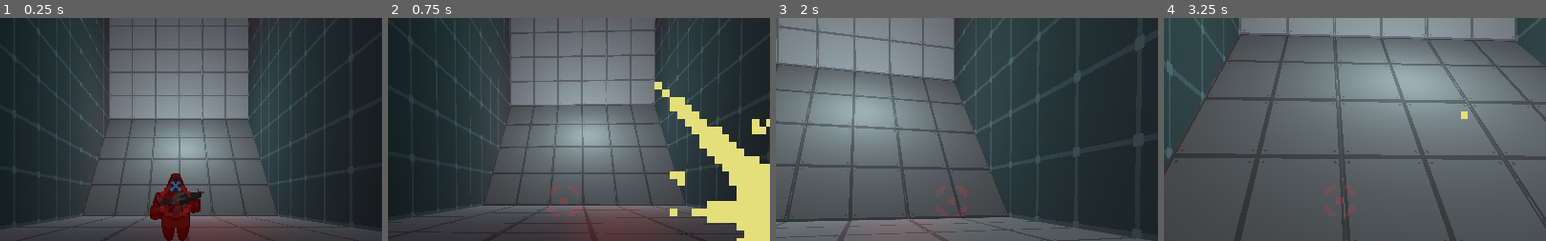
Above: before the commit, frames 1-4 (left to right).
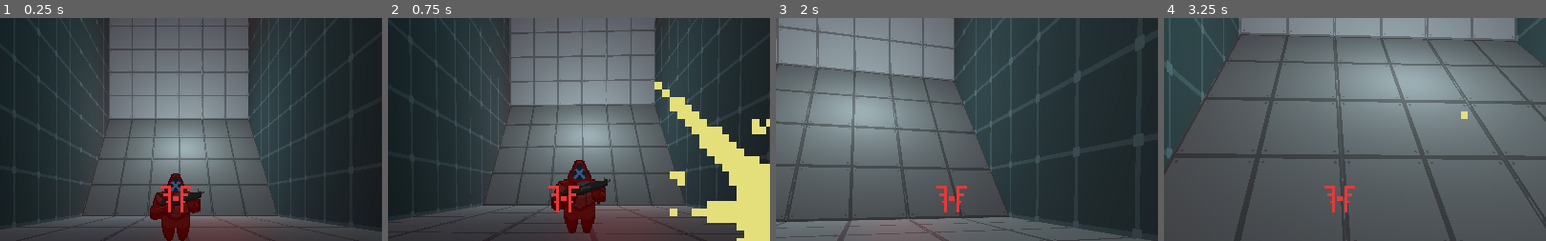
Above: after the commit, the same moments.

Repository: SomeSortOfSam/Exocutioner
Game: Godot game, scene res://World.tscn
Same seed, same stepped clock (60 frames per second), same inputs: the game is played once before the commit and once after it. Sound files missing from this copy of the repository are replaced by a short silence.
Inputs (mouse positions are % of the whole screen's width and height, from its top left):
- Up to frame 1 (0.25 s): no input
- Up to frame 2 (0.75 s): tap Enter at 0.5 s; move the mouse to (49, 52) at 0.52 s; press the mouse at (49, 52) at 0.53 s; hold Up (ui_up) from 0.53 s (still down)
- Up to frame 3 (2 s): keep holding Up (ui_up); move the mouse to (57, 51) at 1.27 s; release the mouse at (57, 51) at 1.28 s; click (57, 51) at 1.35 s
- Up to frame 4 (3.25 s): move the mouse to (42, 49) at 2.02 s; press the mouse at (42, 49) at 2.03 s; tap Alt at 2.1 s; move the mouse to (51, 50) at 2.77 s; release Up (ui_up) at 2.78 s; release the mouse at (51, 50) at 2.78 s; hold Left (ui_left) from 2.78 s (still down); tap Ctrl at 2.85 s; click (51, 50) at 3.05 s
The pictures show only the part of the screen within x 27-77%, y 9-59%; the shares and areas given below are measured in that part.

The runs differ from the first frame. In frame 1, 0.6% of the frame differs, in the area x 42-50%, y 75-89%; in frame 2, 3.0%, in the area x 42-59%, y 63-97%; in frame 3, 0.6%; in frame 4, 0.6%.

Commit message:
Sappler refactored

Diff:
--- a/Character/Character.tscn
+++ b/Character/Character.tscn
@@ -1,7 +1,6 @@
-[gd_scene load_steps=4 format=2]
+[gd_scene load_steps=3 format=2]
 
 [ext_resource path="res://Character/CharacterController.gd" type="Script" id=1]
-[ext_resource path="res://Guns/Gun.tscn" type="PackedScene" id=2]
 
 [sub_resource type="CapsuleShape" id=1]
 
@@ -14,5 +13,3 @@
 shape = SubResource( 1 )
 
 [node name="Footsteps" type="AudioStreamPlayer3D" parent="."]
-
-[node name="Gun" parent="." instance=ExtResource( 2 )]
--- a/Character/Enemy/Enemy.gd
+++ b/Character/Enemy/Enemy.gd
@@ -19,6 +19,5 @@
 	if area == target:
 		target = null
 
-
 func _on_HitBox_area_entered(_area):
 	queue_free()
--- a/Character/Enemy/Enemy.tscn
+++ b/Character/Enemy/Enemy.tscn
@@ -35,7 +35,7 @@
 [node name="CollisionShape" type="CollisionShape" parent="Pathfinding" index="0"]
 shape = SubResource( 2 )
 
-[node name="HitBox" type="Area" parent="." index="5"]
+[node name="HitBox" type="Area" parent="." index="4"]
 collision_layer = 32
 collision_mask = 8
 
--- a/Character/Player/MouseLook.gd
+++ b/Character/Player/MouseLook.gd
@@ -3,7 +3,6 @@
 export var speed := -PI/180 * .2
 
 var active := true
-
 
 signal rotation_requested(amount)
 
--- a/Character/Player/Player.gd
+++ b/Character/Player/Player.gd
@@ -4,7 +4,7 @@
 
 var prev_rot : Vector3
 
-func _process(delta):
+func _process(_delta):
 	if prev_rot.distance_squared_to(transform.basis.y) >= .001*.001:
 		var angle = prev_rot.signed_angle_to(transform.basis.y, -transform.basis.x)
 		camera.rotate_x(angle)
--- a/Character/Player/Player.tscn
+++ b/Character/Player/Player.tscn
@@ -1,11 +1,9 @@
-[gd_scene load_steps=8 format=2]
+[gd_scene load_steps=6 format=2]
 
 [ext_resource path="res://Character/Player/MouseLook.gd" type="Script" id=1]
 [ext_resource path="res://Character/Character.tscn" type="PackedScene" id=2]
-[ext_resource path="res://Guns/PlayerGun.tscn" type="PackedScene" id=3]
+[ext_resource path="res://Guns/Sappler/Sappler.tscn" type="PackedScene" id=3]
 [ext_resource path="res://Character/Player/Player.gd" type="Script" id=4]
-[ext_resource path="res://Guns/Sappler/Sappler.tres" type="Resource" id=5]
-[ext_resource path="res://Guns/Orbital_L/Orbital_L.tres" type="Resource" id=6]
 
 [sub_resource type="CapsuleShape" id=1]
 radius = 0.8
@@ -18,12 +16,9 @@
 current = true
 script = ExtResource( 1 )
 
-[node name="Gun" parent="Camera" index="0" instance=ExtResource( 3 )]
-transform = Transform( -0.99863, 0, -0.052336, 0, 1, 0, 0.052336, 0, -0.99863, 0.3, 0, 0.3 )
-gun_kind = ExtResource( 5 )
-guns = [ ExtResource( 5 ), ExtResource( 6 ) ]
+[node name="Sappler" parent="Camera" index="0" instance=ExtResource( 3 )]
 
-[node name="HitBox" type="Area" parent="." index="4"]
+[node name="HitBox" type="Area" parent="." index="3"]
 collision_layer = 4
 collision_mask = 0
 monitoring = false
--- a/Guns/Bullet.gd
+++ /dev/null
@@ -1,13 +0,0 @@
-extends Area
-class_name Bullet
-
-var speed : float = 30.0
-
-func _process (delta) :
-	translation += global_transform.basis.z * speed * delta
-
-func destroy () :
-	queue_free()
-
-func _on_Bullet_body_entered(_body):
-	queue_free()
--- a/Guns/Bullet.tscn
+++ /dev/null
@@ -1,29 +0,0 @@
-[gd_scene load_steps=4 format=2]
-
-[ext_resource path="res://Guns/Bullet.gd" type="Script" id=1]
-[ext_resource path="res://Guns/Orbital_L/Nade.png" type="Texture" id=2]
-
-[sub_resource type="CapsuleShape" id=1]
-radius = 0.1
-height = 0.3
-
-[node name="Bullet" type="Area"]
-collision_layer = 8
-collision_mask = 33
-script = ExtResource( 1 )
-
-[node name="CollisionShape" type="CollisionShape" parent="."]
-shape = SubResource( 1 )
-
-[node name="Timer" type="Timer" parent="."]
-wait_time = 5.0
-autostart = true
-
-[node name="Sprite3D" type="Sprite3D" parent="."]
-alpha_cut = 1
-texture = ExtResource( 2 )
-hframes = 4
-vframes = 4
-
-[connection signal="body_entered" from="." to="." method="_on_Bullet_body_entered"]
-[connection signal="timeout" from="Timer" to="." method="destroy"]
--- a/Guns/Gun.gd
+++ /dev/null
@@ -1,44 +0,0 @@
-extends Spatial
-class_name Gun
-
-onready var sounds : AudioStreamPlayer3D = $GunSounds
-onready var ray : RayCast = $RayCast
-onready var shot_in_betweens = $ShotBetweens
-
-export(Resource) var gun_kind
-
-var shooting := false
-
-func _ready():
-	equip_gun_kind()
-
-func equip_gun_kind():
-	if gun_kind:
-		if !gun_kind.bullet:
-			ray.cast_to = ray.cast_to.normalized() * gun_kind.target_range
-
-func stop_shooting():
-	sounds.stop()
-	shooting = false
-
-func shoot() -> bool:
-	var condition = gun_kind and (gun_kind.automatic or !sounds.playing)
-	if condition:
-		if gun_kind.bullet:
-			var bullet : Spatial = gun_kind.bullet.instance()
-			bullet.transform = global_transform
-			get_tree().get_root().add_child(bullet)
-		else:
-			if ray.is_colliding():
-				var collider = ray.get_collider()
-				collider.get_parent().queue_free()
-		sounds.stream = gun_kind.get_shot_sound()
-		if sounds.stream and !sounds.playing:
-			sounds.play()
-			shot_in_betweens.start(sounds.stream.get_length())
-		shooting = gun_kind.automatic
-	return condition
-
-func _on_ShotBetweens_timeout():
-	if shooting:
-		var _ignore = shoot()
--- a/Guns/Gun.tscn
+++ /dev/null
@@ -1,19 +0,0 @@
-[gd_scene load_steps=2 format=2]
-
-[ext_resource path="res://Guns/Gun.gd" type="Script" id=1]
-
-[node name="Gun" type="Spatial"]
-script = ExtResource( 1 )
-
-[node name="GunSounds" type="AudioStreamPlayer3D" parent="."]
-
-[node name="RayCast" type="RayCast" parent="."]
-enabled = true
-cast_to = Vector3( 0, 0, 1 )
-collision_mask = 32
-collide_with_areas = true
-collide_with_bodies = false
-
-[node name="ShotBetweens" type="Timer" parent="."]
-
-[connection signal="timeout" from="ShotBetweens" to="." method="_on_ShotBetweens_timeout"]
--- a/Guns/GunKind.gd
+++ /dev/null
@@ -1,14 +0,0 @@
-extends Resource
-class_name GunKind
-
-export(PackedScene) var bullet # leave empty for hitscan
-export var target_range : float
-export var automatic := false
-export(Array,AudioStream) var shot_sounds
-export(SpriteFrames) var animations
-export var cursor : Texture
-
-func get_shot_sound() -> AudioStream:
-	if shot_sounds.size() > 0:
-		return shot_sounds[randi() % len(shot_sounds)]
-	return null
--- a/Guns/Orbital_L/Orbital_L.tres
+++ b/Guns/Orbital_L/Orbital_L.tres
@@ -1,7 +1,6 @@
 [gd_resource type="Resource" load_steps=8 format=2]
 
 [ext_resource path="res://Guns/Orbital_L/Granade.tscn" type="PackedScene" id=1]
-[ext_resource path="res://Guns/GunKind.gd" type="Script" id=2]
 [ext_resource path="res://Guns/Orbital_L/Animations.tres" type="SpriteFrames" id=3]
 [ext_resource path="res://Guns/Orbital_L/Shoot0.wav" type="AudioStream" id=4]
 [ext_resource path="res://Guns/Orbital_L/Shoot1.wav" type="AudioStream" id=5]
@@ -11,8 +10,25 @@
 atlas = ExtResource( 6 )
 region = Rect2( 10, 75, 12, 11 )
 
+[sub_resource type="GDScript" id=2]
+script/source = "extends Resource
+class_name GunKind
+
+export(PackedScene) var bullet # leave empty for hitscan
+export var target_range : float
+export var automatic := false
+export(Array,AudioStream) var shot_sounds
+export(SpriteFrames) var animations
+export var cursor : Texture
+
+func get_shot_sound() -> AudioStream:
+	if shot_sounds.size() > 0:
+		return shot_sounds[randi() % len(shot_sounds)]
+	return null
+"
+
 [resource]
-script = ExtResource( 2 )
+script = SubResource( 2 )
 bullet = ExtResource( 1 )
 target_range = 0.0
 automatic = false
--- a/Guns/PlayerGun.gd
+++ /dev/null
@@ -1,42 +0,0 @@
-extends Gun
-
-onready var sprite : AnimatedSprite = $CanvasLayer/Control/Sprite
-onready var cursor : TextureRect = $CanvasLayer/Cursor
-
-export(Array,Resource) var guns
-
-var cur_gun = 0
-
-func _ready():
-	equip_gun_kind()
-
-func equip_gun_kind():
-	.equip_gun_kind()
-	if gun_kind and sprite:
-		sprite.frames = gun_kind.animations
-		sprite.play('Idle')
-		cursor.texture = gun_kind.cursor
-
-func _unhandled_input(event):
-	if event.is_action_pressed("ui_page_down"):
-		cur_gun = (cur_gun + 1) % guns.size()
-		gun_kind = guns[cur_gun]
-		equip_gun_kind()
-	if event.is_action_pressed("shoot"):
-		shoot()
-	if event.is_action_released("shoot") and gun_kind.automatic:
-		stop_shooting()
-
-func stop_shooting():
-	.stop_shooting()
-	sprite.play("EndShooting")
-
-func shoot():
-	if .shoot():
-		sprite.play("Shooting" if gun_kind.automatic else "Shoot")
-		if !gun_kind.automatic:
-			sprite.frame = 0
-
-func _on_Sprite_animation_finished():
-	if sprite.frames and sprite.animation in ["Shoot", "EndShooting"]:
-		sprite.play('Idle')
--- a/Guns/PlayerGun.tscn
+++ /dev/null
@@ -1,38 +0,0 @@
-[gd_scene load_steps=3 format=2]
-
-[ext_resource path="res://Guns/PlayerGun.gd" type="Script" id=2]
-[ext_resource path="res://Guns/Gun.tscn" type="PackedScene" id=3]
-
-[node name="Gun" instance=ExtResource( 3 )]
-script = ExtResource( 2 )
-
-[node name="CanvasLayer" type="CanvasLayer" parent="." index="1"]
-
-[node name="Control" type="Control" parent="CanvasLayer" index="0"]
-anchor_left = 1.0
-anchor_top = 1.0
-anchor_right = 1.0
-anchor_bottom = 1.0
-margin_left = -640.0
-margin_top = -640.0
-mouse_filter = 2
-
-[node name="Sprite" type="AnimatedSprite" parent="CanvasLayer/Control" index="0"]
-scale = Vector2( 10, 10 )
-centered = false
-
-[node name="Cursor" type="TextureRect" parent="CanvasLayer" index="1"]
-modulate = Color( 1, 1, 1, 0.2 )
-anchor_left = 0.5
-anchor_top = 0.5
-anchor_right = 0.5
-anchor_bottom = 0.5
-margin_left = -20.0
-margin_top = -20.0
-margin_right = 20.0
-margin_bottom = 20.0
-mouse_filter = 2
-expand = true
-stretch_mode = 5
-
-[connection signal="animation_finished" from="CanvasLayer/Control/Sprite" to="." method="_on_Sprite_animation_finished"]
--- /dev/null
+++ b/Guns/Sappler/Hole.tscn
@@ -0,0 +1,9 @@
+[gd_scene load_steps=2 format=2]
+
+[ext_resource path="res://Guns/Coilgun V2/Shot1.png" type="Texture" id=1]
+
+[node name="Spatial" type="Spatial"]
+
+[node name="Sprite3D" type="Sprite3D" parent="."]
+billboard = 1
+texture = ExtResource( 1 )
--- /dev/null
+++ b/Guns/Sappler/Sappler.gd
@@ -0,0 +1,45 @@
+extends Spatial
+
+onready var sprite : AnimatedSprite = $CanvasLayer/Control/AnimatedSprite
+onready var sounds : AudioStreamPlayer3D = $Sounds
+onready var ray : RayCast = $RayCast
+onready var timer : Timer = $Timer
+onready var wait_time = timer.wait_time
+
+export var bullet_hole :PackedScene
+
+var shooting : bool
+
+func _unhandled_input(event):
+	if event.is_action_pressed("shoot"):
+		shoot()
+	if event.is_action_released("shoot"):
+		stop_shooting()
+
+func stop_shooting():
+	sounds.stop()
+	shooting = false
+	sprite.play("EndShooting")
+	timer.stop()
+
+func shoot():
+	shooting = true
+	sprite.frame = 0
+	sprite.play("Shooting")
+	sounds.play()
+	timer.start(0)
+	timer.wait_time = wait_time
+
+func _on_Timer_timeout():
+	if ray.is_colliding() and bullet_hole:
+		var hole : Spatial = bullet_hole.instance(PackedScene.GEN_EDIT_STATE_INSTANCE)
+		hole.translate(ray.get_collision_point())
+		hole.transform.basis.y = ray.get_collision_normal()
+		ray.get_collider().add_child(hole)
+		var hit : Node = ray.get_collider().get_parent()
+		if hit.has_method("_on_HitBox_area_entered"):
+			hit._on_HitBox_area_entered(ray)
+
+func _on_AnimatedSprite_animation_finished():
+	if sprite.animation == "EndShooting":
+		sprite.play("Idle")
--- a/Guns/Sappler/Sappler.tres
+++ b/Guns/Sappler/Sappler.tres
@@ -1,6 +1,5 @@
 [gd_resource type="Resource" load_steps=6 format=2]
 
-[ext_resource path="res://Guns/GunKind.gd" type="Script" id=1]
 [ext_resource path="res://Guns/Sappler/Shoot.wav" type="AudioStream" id=2]
 [ext_resource path="res://Guns/AimDots.png" type="Texture" id=3]
 [ext_resource path="res://Guns/Sappler/Animations.tres" type="SpriteFrames" id=4]
@@ -9,8 +8,25 @@
 atlas = ExtResource( 3 )
 region = Rect2( 12, 12, 8, 8 )
 
+[sub_resource type="GDScript" id=2]
+script/source = "extends Resource
+class_name GunKind
+
+export(PackedScene) var bullet # leave empty for hitscan
+export var target_range : float
+export var automatic := false
+export(Array,AudioStream) var shot_sounds
+export(SpriteFrames) var animations
+export var cursor : Texture
+
+func get_shot_sound() -> AudioStream:
+	if shot_sounds.size() > 0:
+		return shot_sounds[randi() % len(shot_sounds)]
+	return null
+"
+
 [resource]
-script = ExtResource( 1 )
+script = SubResource( 2 )
 target_range = 30.0
 automatic = true
 shot_sounds = [ ExtResource( 2 ) ]
--- /dev/null
+++ b/Guns/Sappler/Sappler.tscn
@@ -0,0 +1,64 @@
+[gd_scene load_steps=7 format=2]
+
+[ext_resource path="res://Guns/Sappler/Sappler.gd" type="Script" id=1]
+[ext_resource path="res://Guns/AimDots.png" type="Texture" id=2]
+[ext_resource path="res://Guns/Sappler/Animations.tres" type="SpriteFrames" id=3]
+[ext_resource path="res://Guns/Sappler/Shoot.wav" type="AudioStream" id=4]
+[ext_resource path="res://Guns/Sappler/Hole.tscn" type="PackedScene" id=5]
+
+[sub_resource type="AtlasTexture" id=1]
+atlas = ExtResource( 2 )
+region = Rect2( 10, 75, 12, 11 )
+
+[node name="Sappler" type="Spatial"]
+script = ExtResource( 1 )
+bullet_hole = ExtResource( 5 )
+
+[node name="Sounds" type="AudioStreamPlayer3D" parent="."]
+stream = ExtResource( 4 )
+
+[node name="RayCast" type="RayCast" parent="."]
+transform = Transform( 1, 0, 0, 0, 1, 0, 0, 0, 1, 0.315139, 0, 0 )
+enabled = true
+exclude_parent = false
+cast_to = Vector3( 0, 0, -10 )
+collision_mask = 33
+collide_with_areas = true
+
+[node name="CanvasLayer" type="CanvasLayer" parent="."]
+
+[node name="Control" type="Control" parent="CanvasLayer"]
+anchor_left = 1.0
+anchor_top = 1.0
+anchor_right = 1.0
+anchor_bottom = 1.0
+margin_left = -640.0
+margin_top = -640.0
+mouse_filter = 2
+
+[node name="AnimatedSprite" type="AnimatedSprite" parent="CanvasLayer/Control"]
+scale = Vector2( 10, 10 )
+frames = ExtResource( 3 )
+animation = "Idle"
+playing = true
+centered = false
+
+[node name="TextureRect" type="TextureRect" parent="CanvasLayer"]
+anchor_left = 0.5
+anchor_top = 0.5
+anchor_right = 0.5
+anchor_bottom = 0.5
+margin_left = -20.0
+margin_top = -20.0
+margin_right = 20.0
+margin_bottom = 20.0
+mouse_filter = 2
+texture = SubResource( 1 )
+expand = true
+stretch_mode = 5
+
+[node name="Timer" type="Timer" parent="."]
+wait_time = 0.1
+
+[connection signal="animation_finished" from="CanvasLayer/Control/AnimatedSprite" to="." method="_on_AnimatedSprite_animation_finished"]
+[connection signal="timeout" from="Timer" to="." method="_on_Timer_timeout"]
--- a/project.godot
+++ b/project.godot
@@ -9,31 +9,13 @@
 config_version=4
 
 _global_script_classes=[ {
-"base": "Area",
-"class": "Bullet",
-"language": "GDScript",
-"path": "res://Guns/Bullet.gd"
-}, {
 "base": "KinematicBody",
 "class": "CharacterController",
 "language": "GDScript",
 "path": "res://Character/CharacterController.gd"
-}, {
-"base": "Spatial",
-"class": "Gun",
-"language": "GDScript",
-"path": "res://Guns/Gun.gd"
-}, {
-"base": "Resource",
-"class": "GunKind",
-"language": "GDScript",
-"path": "res://Guns/GunKind.gd"
 } ]
 _global_script_class_icons={
-"Bullet": "",
-"CharacterController": "",
-"Gun": "",
-"GunKind": ""
+"CharacterController": ""
 }
 
 [application]
Not shown, changed: Guns/Coilgun V2/Shot1.png.import
